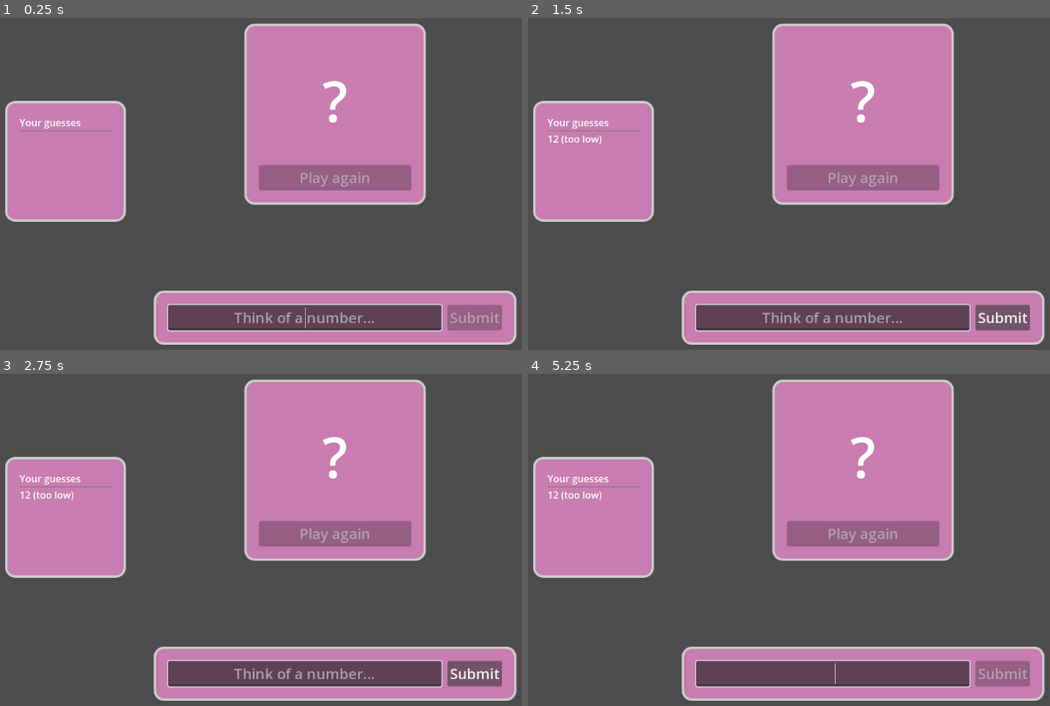
Above: before the commit, frames 1-4 (two rows, left to right).
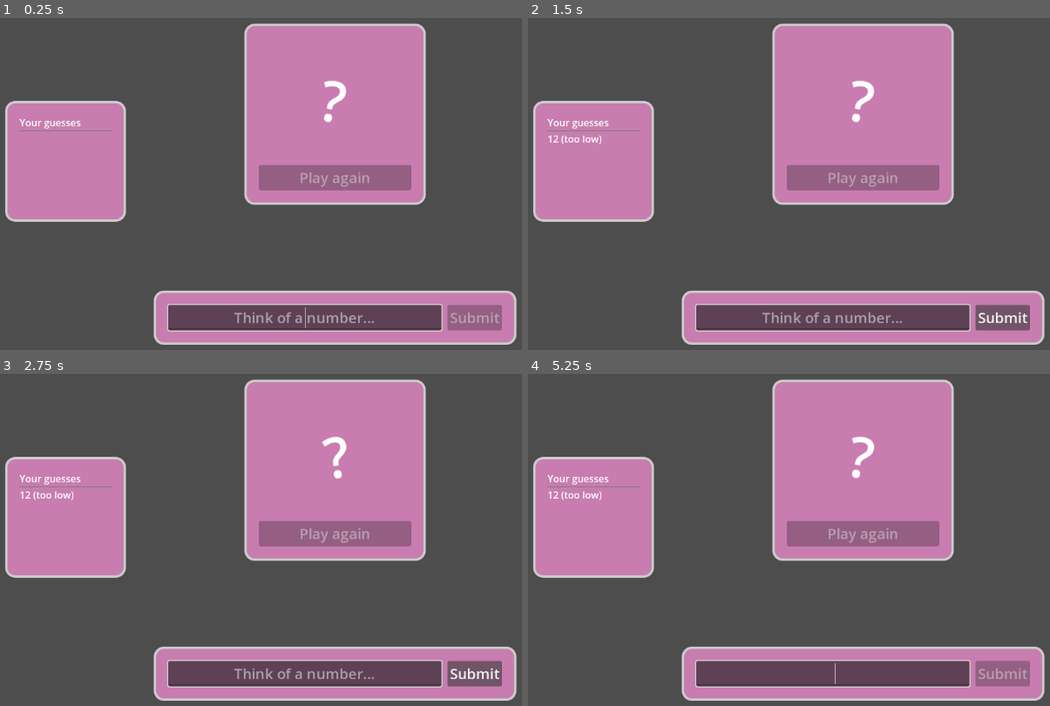
Above: after the commit, the same moments.

Repository: phrasmotica/think-of-a-number
Game: Godot game, scene res://scenes/game.tscn
The game is run twice, just before and just after one commit, with the same random seed, the same clock (stepped at 60 frames per second) and the same inputs.
Inputs (mouse positions are in pixels of both pictures, inside the frame that each line leads up to):
- Up to frame 1 (0.25 s): no input
- Up to frame 2 (1.5 s): click (830, 316) at 0.52 s; type "12" at 0.6 s; click "Submit" at 1.25 s
- Up to frame 3 (2.75 s): click "Submit" at 2 s
- Up to frame 4 (5.25 s): click "Submit" at 2.75 s; tap Enter at 3.5 s; tap Space at 5 s

The runs differ from the first frame. In frame 1, 0.1% of the frame differs, in the area x 61-67%, y 18-32%; in frame 2, 0.1%; in frame 3, 0.1%; in frame 4, 0.1%.

Commit message:
Make secret label wave gently while game is ongoing

Diff:
--- a/scenes/reveal_panel.tscn
+++ b/scenes/reveal_panel.tscn
@@ -1,8 +1,45 @@
-[gd_scene load_steps=4 format=3 uid="uid://mk230kyxlcmn"]
+[gd_scene load_steps=7 format=3 uid="uid://mk230kyxlcmn"]
 
 [ext_resource type="Theme" uid="uid://skah0wjpgann" path="res://theme_default.tres" id="1_crxy0"]
 [ext_resource type="Script" path="res://scripts/reveal_panel.gd" id="2_2r51q"]
 [ext_resource type="PackedScene" uid="uid://dtlvywg5qfge5" path="res://scenes/secret_label.tscn" id="3_aihyx"]
+
+[sub_resource type="Animation" id="Animation_1od7m"]
+length = 0.001
+tracks/0/type = "value"
+tracks/0/imported = false
+tracks/0/enabled = true
+tracks/0/path = NodePath("MarginContainer/VBoxContainer/CenterContainer/Control/SecretLabel:rotation")
+tracks/0/interp = 1
+tracks/0/loop_wrap = true
+tracks/0/keys = {
+"times": PackedFloat32Array(0),
+"transitions": PackedFloat32Array(1),
+"update": 0,
+"values": [0.0]
+}
+
+[sub_resource type="Animation" id="Animation_383vg"]
+resource_name = "label_wave"
+loop_mode = 1
+tracks/0/type = "value"
+tracks/0/imported = false
+tracks/0/enabled = true
+tracks/0/path = NodePath("MarginContainer/VBoxContainer/CenterContainer/Control/SecretLabel:rotation")
+tracks/0/interp = 1
+tracks/0/loop_wrap = true
+tracks/0/keys = {
+"times": PackedFloat32Array(0, 0.5, 1),
+"transitions": PackedFloat32Array(1, 1, 1),
+"update": 1,
+"values": [0.174533, -0.174533, 0.174533]
+}
+
+[sub_resource type="AnimationLibrary" id="AnimationLibrary_nrb1g"]
+_data = {
+"RESET": SubResource("Animation_1od7m"),
+"label_wave": SubResource("Animation_383vg")
+}
 
 [node name="RevealPanel" type="PanelContainer"]
 custom_minimum_size = Vector2(300, 300)
@@ -23,9 +60,24 @@
 layout_mode = 2
 size_flags_vertical = 3
 
-[node name="SecretLabel" parent="MarginContainer/VBoxContainer/CenterContainer" instance=ExtResource("3_aihyx")]
+[node name="Control" type="Control" parent="MarginContainer/VBoxContainer/CenterContainer"]
+layout_mode = 2
+
+[node name="SecretLabel" parent="MarginContainer/VBoxContainer/CenterContainer/Control" instance=ExtResource("3_aihyx")]
 unique_name_in_owner = true
-layout_mode = 2
+layout_mode = 1
+anchors_preset = 8
+anchor_left = 0.5
+anchor_top = 0.5
+anchor_right = 0.5
+anchor_bottom = 0.5
+offset_left = -20.0
+offset_top = -46.5
+offset_right = 20.0
+offset_bottom = 46.5
+grow_horizontal = 2
+grow_vertical = 2
+pivot_offset = Vector2(20, 46.5)
 
 [node name="PlayAgainButton" type="Button" parent="MarginContainer/VBoxContainer"]
 unique_name_in_owner = true
@@ -33,4 +85,10 @@
 size_flags_vertical = 4
 text = "Play again"
 
+[node name="AnimationPlayer" type="AnimationPlayer" parent="."]
+unique_name_in_owner = true
+libraries = {
+"": SubResource("AnimationLibrary_nrb1g")
+}
+
 [connection signal="pressed" from="MarginContainer/VBoxContainer/PlayAgainButton" to="." method="_on_play_again_button_pressed"]
--- a/scripts/reveal_panel.gd
+++ b/scripts/reveal_panel.gd
@@ -1,3 +1,4 @@
+@tool
 extends PanelContainer
 
 @onready
@@ -6,24 +7,35 @@
 @onready
 var play_again_button: Button = %PlayAgainButton
 
+@onready
+var animation_player: AnimationPlayer = %AnimationPlayer
+
 signal game_restarted
 
 func _ready():
+    secret_label.resized.connect(_on_secret_label_resized)
+
+    if not Engine.is_editor_hint():
+        start()
+
+func start():
     secret_label.conceal()
+    animation_player.play("label_wave")
 
     play_again_button.disabled = true
 
-func _on_game_manager_game_won():
+func finish():
     secret_label.reveal()
+    animation_player.play("RESET")
 
     play_again_button.disabled = false
     play_again_button.grab_focus()
 
+func _on_game_manager_game_won():
+    finish()
+
 func _on_game_manager_game_lost():
-    secret_label.reveal()
-
-    play_again_button.disabled = false
-    play_again_button.grab_focus()
+    finish()
 
 func _on_play_again_button_pressed():
     game_restarted.emit()
@@ -31,7 +43,9 @@
 func _on_game_manager_game_started(secret: int):
     secret_label.secret_value = secret
 
-    secret_label.conceal()
+    start()
 
-    play_again_button.disabled = true
-    play_again_button.release_focus()
+func _on_secret_label_resized():
+    print("Centering secret label pivot")
+
+    secret_label.pivot_offset = secret_label.size / 2
